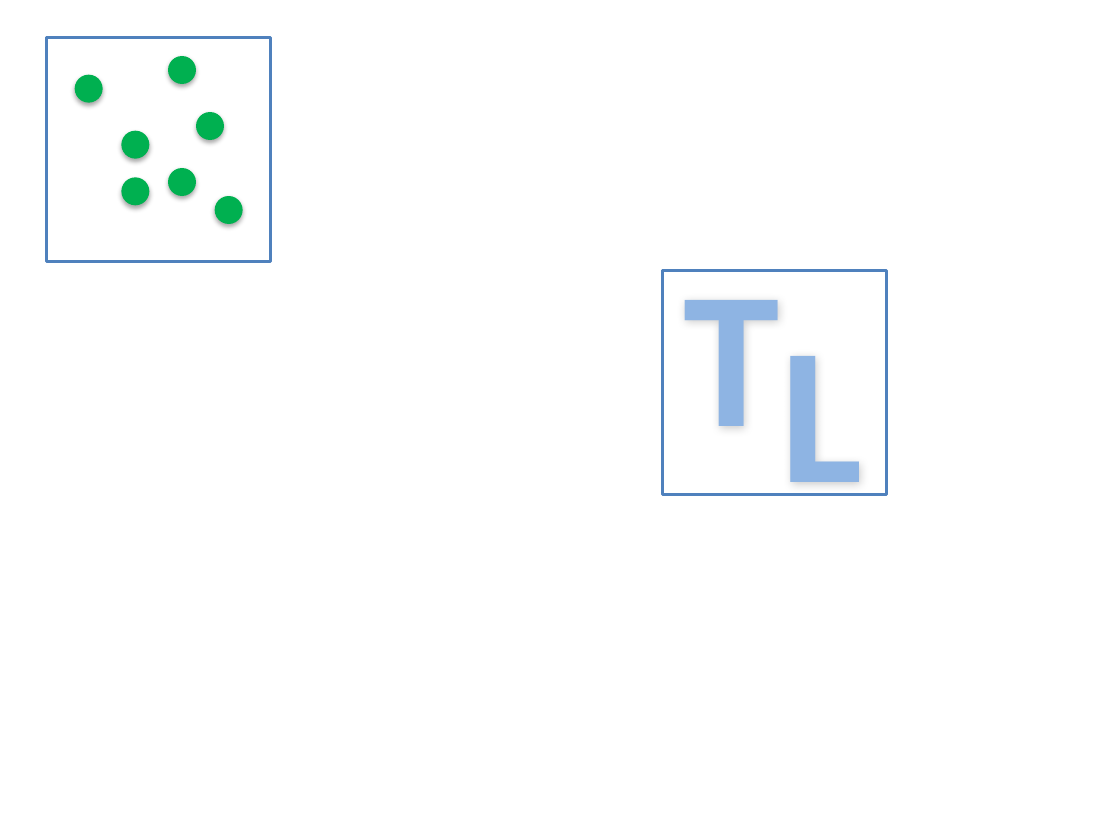
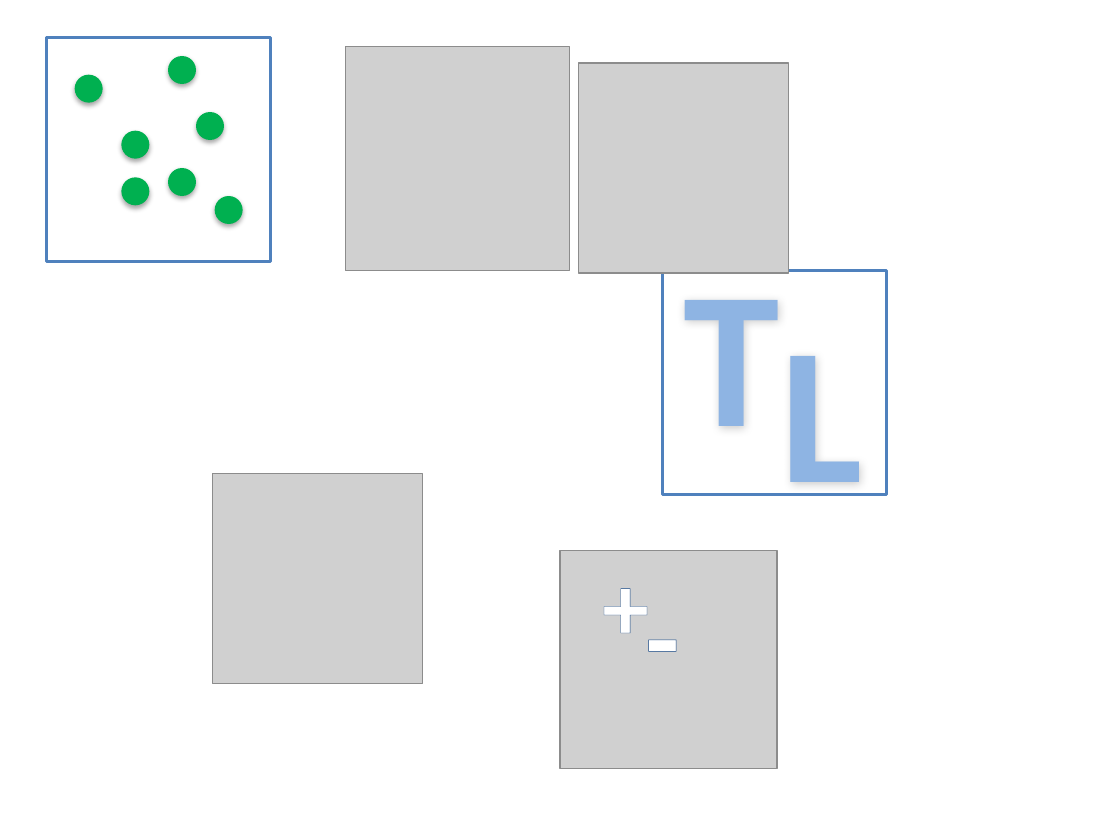
Before and after one commit to ColinTalbert/sahm, a slide deck: slide 1 of Images/icons.pptx. Drawn at 1120x840 pixels with LibreOffice and Linux fonts; fonts in the diff are those of the drawing; grey boxes stand for pictures. Boxes give left, top, right and bottom in pixels: in the first picture for what was removed or moved away, otherwise in the second. Text is boxed around its words. In the diff, an @@ line names an element or a change of style, - is before the commit and + after.

```diff
--- a/Images/icons.pptx
+++ b/Images/icons.pptx
@@ picture added at [345, 47, 569, 271] @@
@@ picture added at [579, 63, 790, 273] @@
@@ picture added at [213, 474, 423, 684] @@
@@ picture added at [560, 551, 777, 768] @@
@@ text added at [588, 541, 662, 665], 60 pt, text #FFFFFF, bold @@
++
@@ text added at [625, 560, 699, 707], 72 pt, text #FFFFFF, bold @@
+-
```
Also in this commit, not shown: 5 other files.
